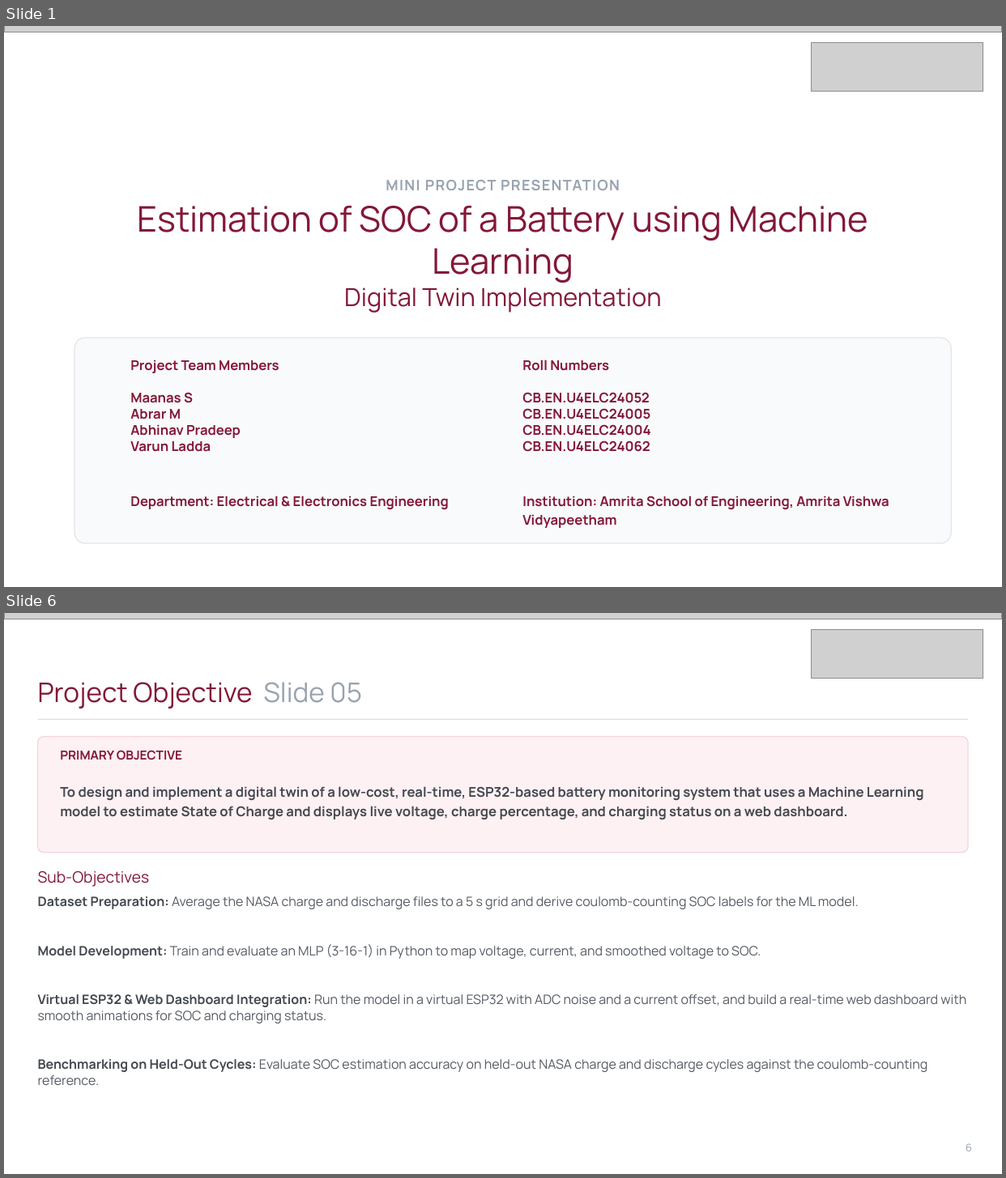
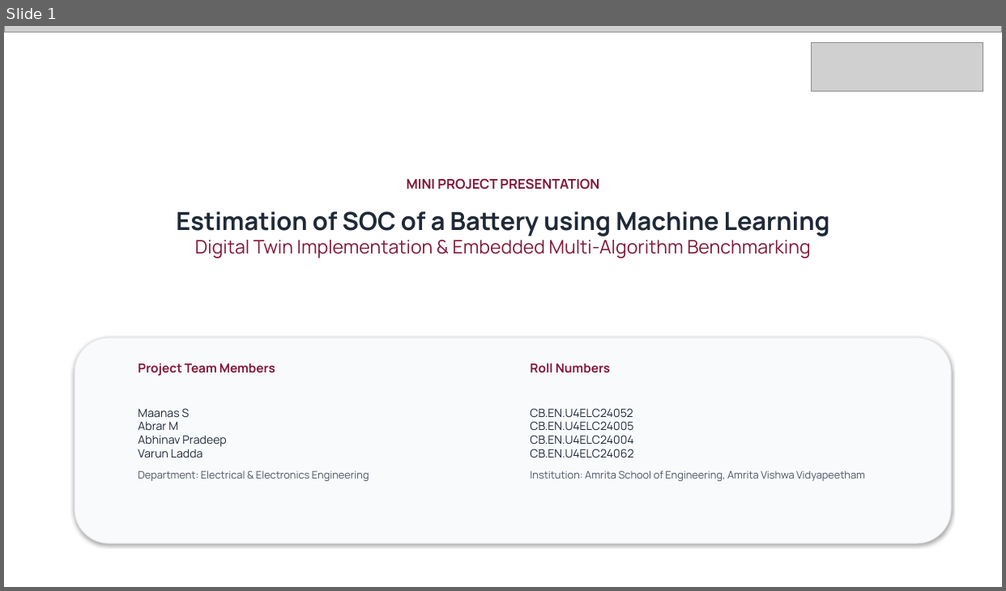
Before and after one commit to Imagiyy/Digital-Twin--ML-Based-Battery-SOC-Estimation, a slide deck: Amrita_SOC_Digital_Twin_Presentation.pptx. Shown one above the other, each under a label of ours: slides 1 and 6 before the commit, slide 1 after it; the slides between them are not shown. The pictures are 1006x1178 and 1006x591 pixels, drawn with LibreOffice and Linux fonts; fonts in the diff are those of the drawing; grey boxes stand for pictures. Boxes give left, top, right and bottom in pixels: in the first picture for what was removed or moved away, otherwise in the second. Text is boxed around its words. In the diff, an @@ line names an element or a change of style, - is before the commit and + after.

```diff
--- a/Amrita_SOC_Digital_Twin_Presentation.pptx
+++ b/Amrita_SOC_Digital_Twin_Presentation.pptx
@@ slide 6 removed at (x1=4, y1=613, x2=1002, y2=1174), background #FFFFFF @@
@@ picture removed at (x1=4, y1=613, x2=1002, y2=619) @@
@@ picture removed at (x1=811, y1=629, x2=983, y2=679) @@
@@ text removed at (x1=38, y1=682, x2=362, y2=709) @@
-Project Objective Slide 05
@@ line removed from (38, 719) to (968, 719) @@
@@ rounded rectangle removed at (x1=38, y1=736, x2=968, y2=853) @@
@@ text removed at (x1=60, y1=750, x2=924, y2=820) @@
-PRIMARY OBJECTIVE
-To design and implement a digital twin of a low-cost, real-time, ESP32-based battery monitoring system that uses a Machine Learning model to estimate State of Charge and displays live voltage, charge percentage, and charging status on a web dashboard.
@@ text removed at (x1=38, y1=871, x2=150, y2=887) @@
-Sub-Objectives
@@ text removed at (x1=38, y1=897, x2=966, y2=1085) @@
-Dataset Preparation: Average the NASA charge and discharge files to a 5 s grid and derive coulomb-counting SOC labels for the ML model.
-Model Development: Train and evaluate an MLP (3-16-1) in Python to map voltage, current, and smoothed voltage to SOC.
-Virtual ESP32 & Web Dashboard Integration: Run the model in a virtual ESP32 with ADC noise and a current offset, and build a real-time web dashboard with smooth animations for SOC and charging status.
-Benchmarking on Held-Out Cycles: Evaluate SOC estimation accuracy on held-out NASA charge and discharge cycles against the coulomb-counting reference.
@@ text removed at (x1=965, y1=1144, x2=972, y2=1152) @@
-6
@@ slide 1 changed as well @@
@@ text "MINI PROJECT PRESENTATION" at (x1=407, y1=178, x2=599, y2=190): size 14 to 13 pt, text colour #99A3AF to #831838, letter spacing 1 to 0 pt; vertical alignment middle to top @@
@@ text "Estimation of SOC of a ..." at (x1=176, y1=211, x2=830, y2=258): vertical alignment middle to top @@
@@ text at (x1=176, y1=211, x2=830, y2=237): size 34 to 24 pt, text colour #831838 to #1F2937, bold on in "Estimation of SOC of a Battery using ..." @@
@@ text at (x1=195, y1=240, x2=810, y2=258): text changed; size 24 to 18 pt @@
-Digital Twin Implementation
+Digital Twin Implementation & Embedded Multi-Algorithm Benchmarking
@@ rounded rectangle at (x1=74, y1=338, x2=951, y2=544): outline #E3E6EA 1 pt to #E3E6EA 0.75 pt; shadow on; proportions changed @@
@@ text "Project Team Members" at (x1=138, y1=363, x2=369, y2=482): size 13 to 12 pt in "Project Team Members"; size 13 to 11 pt, text colour #831838 to #1F2937 in "Maanas S", "Abrar M", "Abhinav Pradeep", "Varun Ladda"; bold off in "Maanas S", "Abrar M", "Abhinav Pradeep", "Varun Ladda" and 1 more places; size 13 to 10 pt, text colour #831838 to #4B5563 in "Department: Electrical & Electronics Engineering"; line spacing 1.15 to 1; more space between paragraphs @@
@@ text "Roll Numbers" at (x1=530, y1=363, x2=865, y2=481): size 13 to 12 pt in "Roll Numbers"; size 13 to 11 pt, text colour #831838 to #1F2937 in "CB.EN.U4ELC24052", "CB.EN.U4ELC24005", "CB.EN.U4ELC24004", "CB.EN.U4ELC24062"; bold off; size 13 to 10 pt, text colour #831838 to #4B5563 in "Institution: Amrita School of Engineering, Amrita Vishwa ..."; line spacing 1.15 to 1; more space between paragraphs @@
```
Also in this commit, not shown: 5 other slides changed, 17 slides added, 7 other slides removed.
